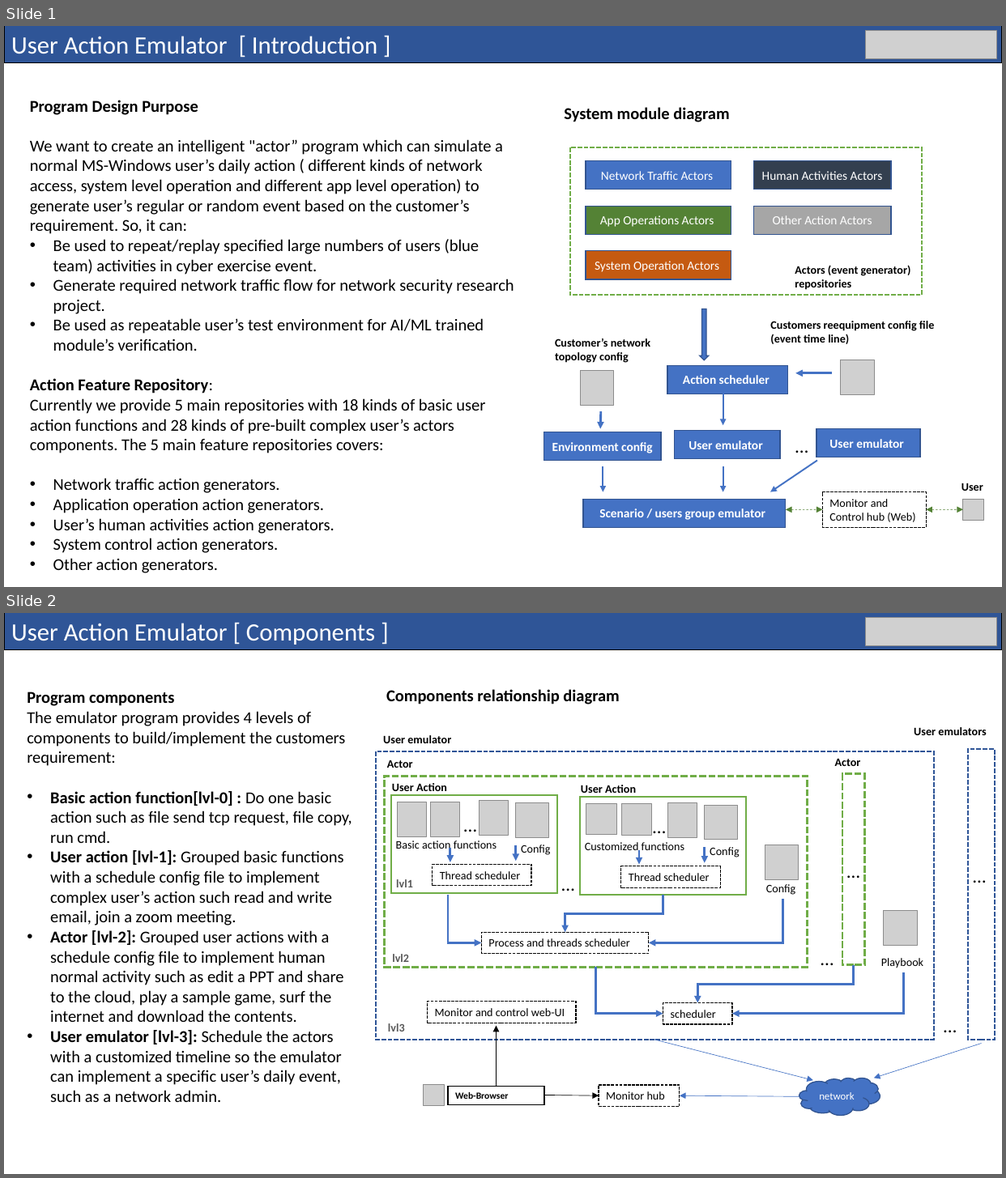
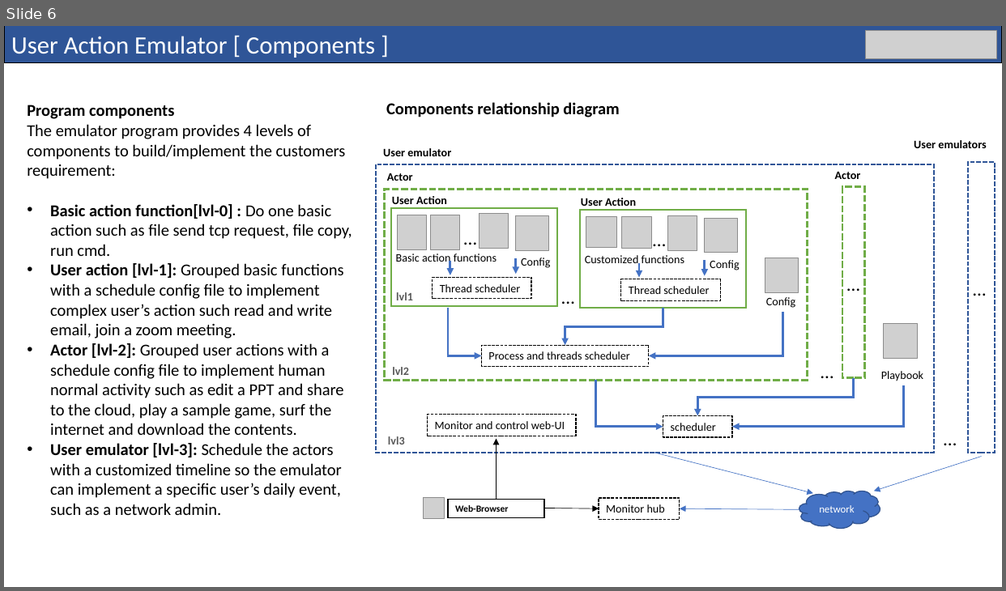
Before and after one commit to LiuYuancheng/Cluster_User_Emulation_System, a slide deck: doc/User_Action_Emulator_Design_Doc.pptx. Shown one above the other, each under a label of ours: slides 1 and 2 before the commit, slide 6 after it. The pictures are 1006x1178 and 1006x591 pixels, drawn with LibreOffice and Linux fonts; fonts in the diff are those of the drawing; grey boxes stand for pictures; background and template pictures are left out. Boxes give left, top, right and bottom in pixels: in the first picture for what was removed or moved away, otherwise in the second. Text is boxed around its words. In the diff, an @@ line names an element or a change of style, - is before the commit and + after.

Commit message:
update the introduction document.

```diff
--- a/doc/User_Action_Emulator_Design_Doc.pptx
+++ b/doc/User_Action_Emulator_Design_Doc.pptx
@@ slide 1 removed at (4,26,1002,587), background #FFFFFF @@
@@ rectangle removed at (4,26,1002,62) @@
-User Action Emulator [ Introduction ]
@@ picture removed at (866,31,997,59) @@
@@ text removed at (30,100,513,574) @@
-Program Design Purpose
-We want to create an intelligent "actor” program which can simulate a normal MS-Windows user’s daily action ( different kinds of network access, system level operation and different app level operation) to generate user’s regular or random event based on the customer’s requirement. So, it can:
-• Be used to repeat/replay specified large numbers of users (blue team) activities in cyber exercise event.
-• Generate required network traffic flow for network security research project.
-• Be used as repeatable user’s test environment for AI/ML trained module’s verification.
-Action Feature Repository:
-Currently we provide 5 main repositories with 18 kinds of basic user action functions and 28 kinds of pre-built complex user’s actors components. The 5 main feature repositories covers:
-• Network traffic action generators.
-• Application operation action generators.
-• User’s human activities action generators.
-• System control action generators.
-• Other action generators.
@@ text removed at (564,107,729,122) @@
-System module diagram
@@ rectangle removed at (571,148,923,296) @@
@@ rectangle removed at (586,160,731,189) @@
-Network Traffic Actors
@@ rectangle removed at (753,160,891,189) @@
-Human Activities Actors
@@ rectangle removed at (586,207,731,235) @@
-App Operations Actors
@@ rectangle removed at (753,207,891,235) @@
-Other Action Actors
@@ rectangle removed at (586,251,731,280) @@
-System Operation Actors
@@ text removed at (795,265,911,290) @@
-Actors (event generator) repositories
@@ down arrow removed at (700,309,709,360) @@
@@ text removed at (555,339,650,363) @@
-Customer’s network topology config
@@ text removed at (770,321,934,344) @@
-Customers reequipment config file (event time line)
@@ picture removed at (841,360,875,395) @@
@@ picture removed at (581,371,614,406) @@
@@ rectangle removed at (667,366,788,395) @@
-Action scheduler
@@ arrow removed from (833, 373) to (796, 373) @@
@@ arrow removed from (601, 412) to (601, 429) @@
@@ arrow removed from (723, 395) to (723, 426) @@
@@ rectangle removed at (543,433,661,461) @@
-Environment config
@@ rectangle removed at (675,431,780,459) @@
-User emulator
@@ text removed at (789,431,817,461) @@
-…
@@ rectangle removed at (817,429,921,458) @@
-User emulator
@@ arrow removed from (818, 461) to (770, 493) @@
@@ arrow removed from (603, 467) to (603, 493) @@
@@ arrow removed from (723, 467) to (723, 493) @@
@@ text removed at (961,484,983,491) @@
-User
@@ rectangle removed at (583,499,786,527) @@
-Scenario / users group emulator
@@ double arrow removed from (786, 510) to (823, 510) @@
@@ rectangle removed at (822,493,927,527) @@
-Monitor and Control hub (Web)
@@ double arrow removed from (927, 510) to (963, 510) @@
@@ picture removed at (963,499,984,520) @@
@@ what was slide 2 is now slide 6 @@
```
Also in this commit, not shown: 5 slides added, 1 other file.
